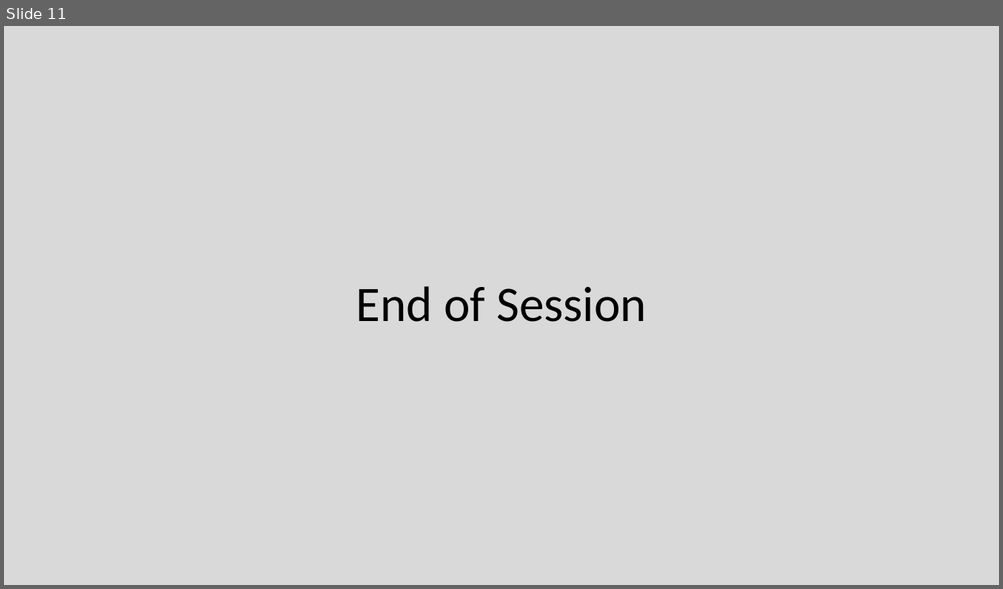
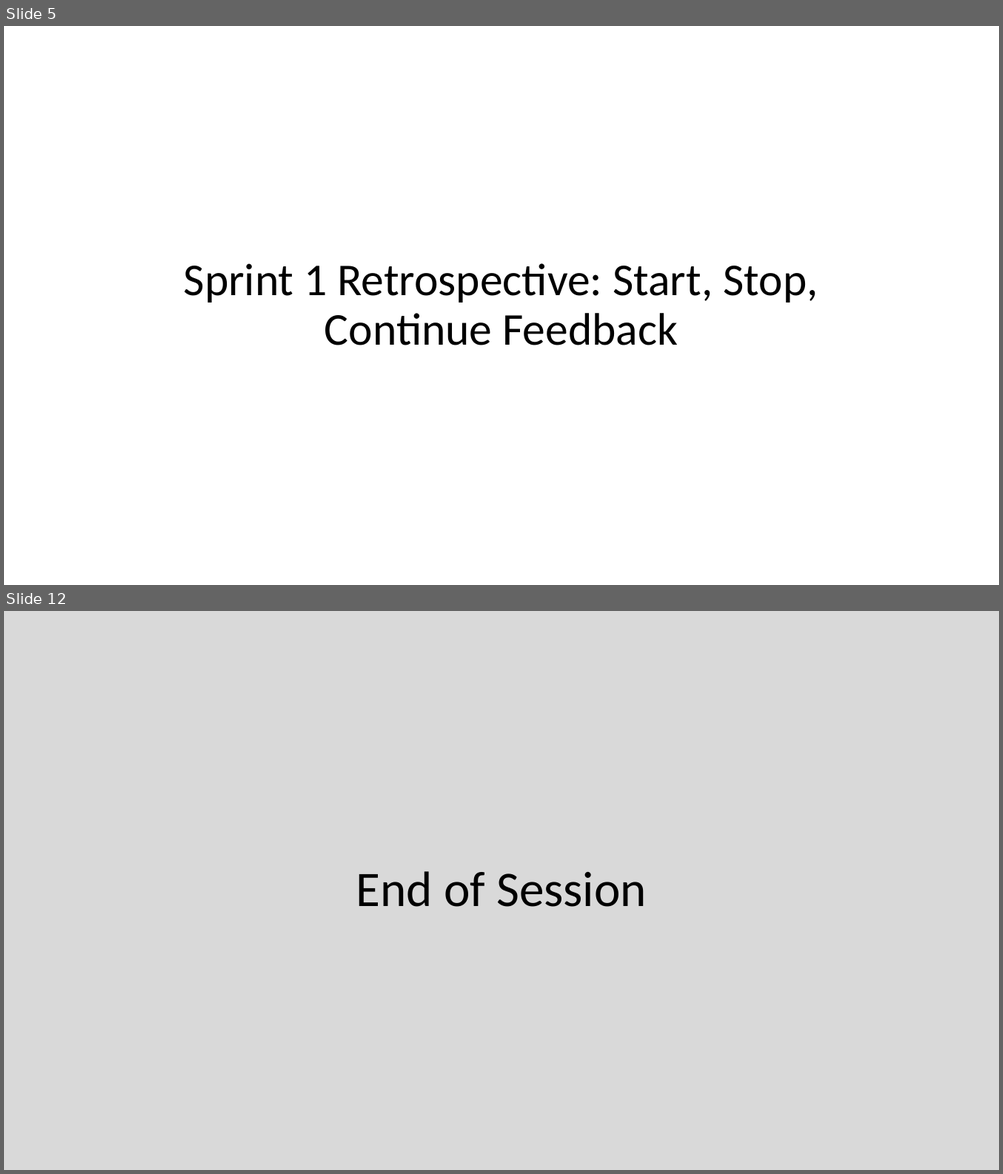
Before and after one commit to EricJPogue/CPSC-24500, a slide deck: lecture-slides/2019-09-06-oop.pptx. Shown one above the other, each under a label of ours: slide 11 before the commit, slides 5 and 12 after it; the slides between them are not shown. The pictures are 1003x589 and 1003x1174 pixels, drawn with LibreOffice and Linux fonts; fonts in the diff are those of the drawing. Boxes give left, top, right and bottom in pixels: in the first picture for what was removed or moved away, otherwise in the second. Text is boxed around its words. In the diff, an @@ line names an element or a change of style, - is before the commit and + after.

```diff
--- a/lecture-slides/2019-09-06-oop.pptx
+++ b/lecture-slides/2019-09-06-oop.pptx
@@ slide 5 added at (x1=4, y1=26, x2=999, y2=585), background #FFFFFF @@
@@ title added at (x1=184, y1=264, x2=817, y2=346), 44 pt, text #000000 @@
+Sprint 1 Retrospective: Start, Stop, Continue Feedback
@@ what was slide 11 is now slide 12 @@
```
Also in this commit, not shown: 4 slides changed, 9 other slides added, 6 slides removed, 3 other files.
